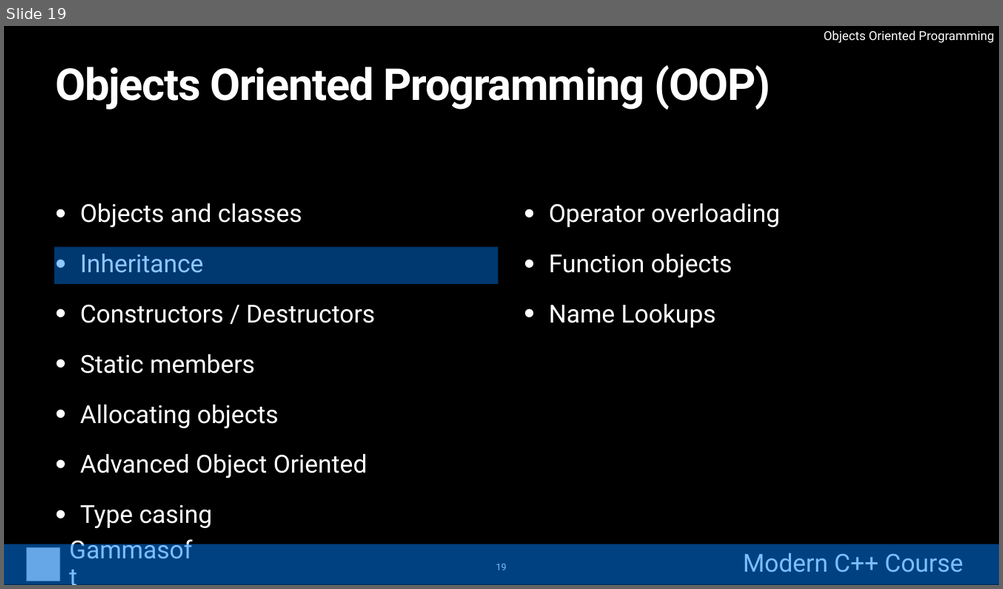
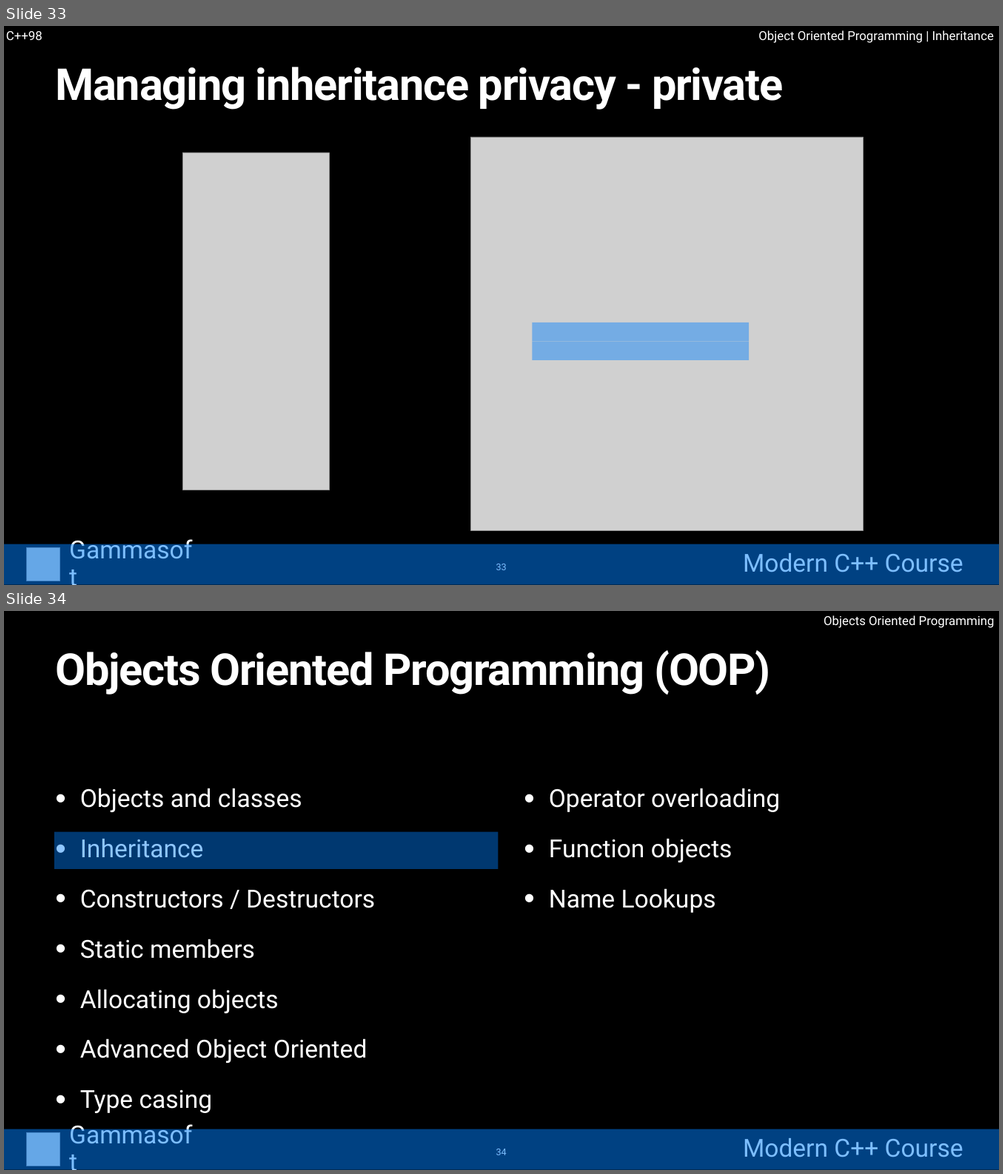
Before and after one commit to gammasoft71/cpp_modern_course, a slide deck: course/powerpoints/object_oriented_programming.pptx. Shown one above the other, each under a label of ours: slide 19 before the commit, slides 33 and 34 after it. The pictures are 1003x589 and 1003x1174 pixels, drawn with LibreOffice and Linux fonts; fonts in the diff are those of the drawing; grey boxes stand for pictures. Boxes give left, top, right and bottom in pixels: in the first picture for what was removed or moved away, otherwise in the second. Text is boxed around its words. In the diff, an @@ line names an element or a change of style, - is before the commit and + after.

```diff
--- a/course/powerpoints/object_oriented_programming.pptx
+++ b/course/powerpoints/object_oriented_programming.pptx
@@ slide 33 added at [4,26,999,585], background #000000 @@
@@ text added at [6,31,42,40], 24 pt, text #FFFFFF @@
+C++98
@@ text added at [758,30,993,43], 24 pt, text #FFFFFF @@
+Object Oriented Programming | Inheritance
@@ title added at [55,67,783,110], 85 pt, text #FFFFFF, bold @@
+Managing inheritance privacy - private
@@ picture added at [182,153,329,490] @@
@@ picture added at [470,137,863,531] @@
@@ rectangle added at [532,323,748,341], fill #0080FF at 44% opacity @@
@@ rectangle added at [532,341,748,360], fill #0080FF at 44% opacity @@
@@ group added at [4,544,998,585]: 2 texts, 1 picture, 1 rectangle @@
+Gammasoft
+Modern C++ Course
@@ page number added at [496,564,506,571], 18 pt, text #FFFFFF @@
+33
@@ what was slide 19 is now slide 34 @@
@@ page number at [496,1149,506,1156]: text changed @@
-19
+34
```
Also in this commit, not shown: 4 slides changed, 14 other slides added.
